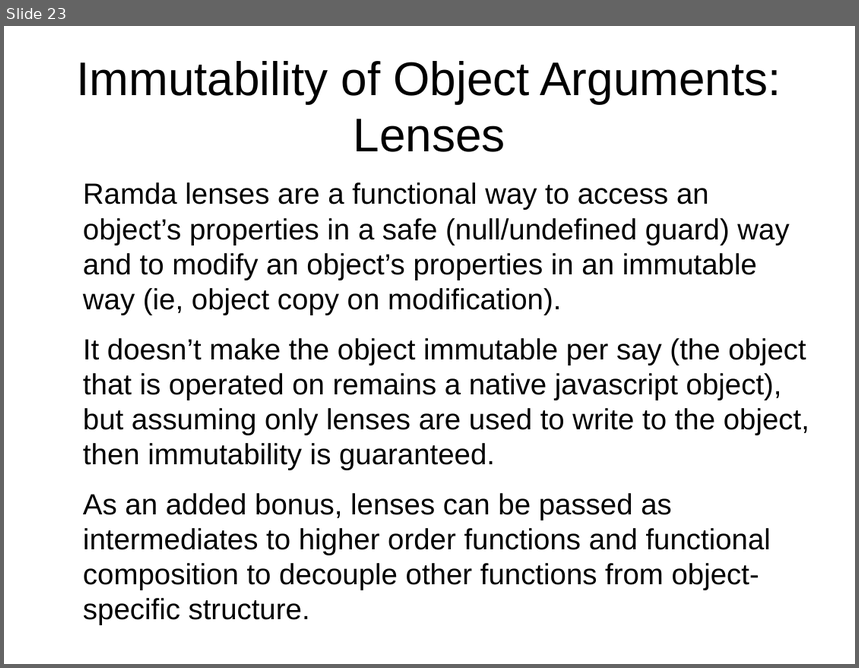
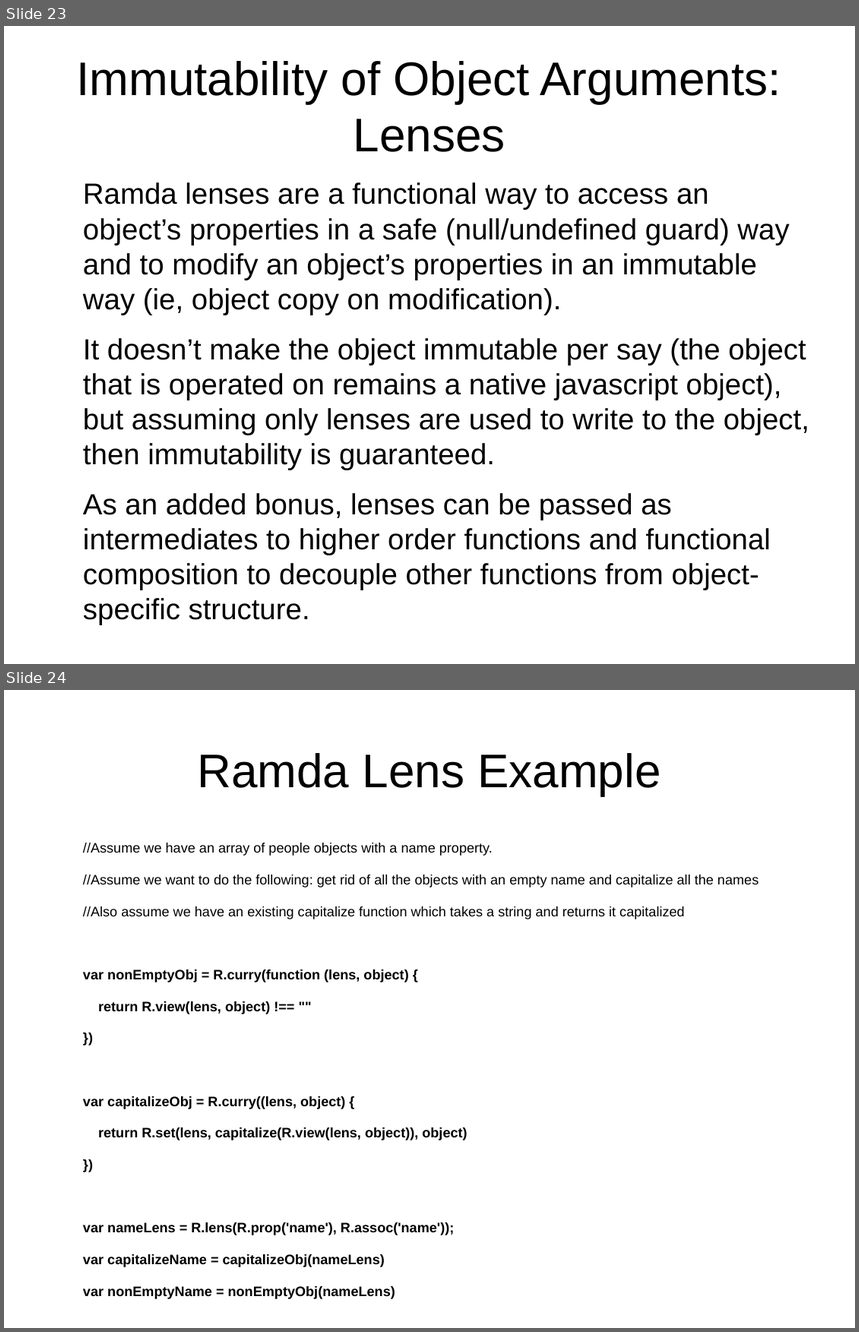
Before and after one commit to Magnitus-/FunctionalJsPresentation, a slide deck: Slides.odp. Shown one above the other, each under a label of ours: slide 23 before the commit, slides 23 and 24 after it. The pictures are 859x668 and 859x1332 pixels, drawn with LibreOffice and Linux fonts; fonts in the diff are those of the drawing. Boxes give left, top, right and bottom in pixels: in the first picture for what was removed or moved away, otherwise in the second. Text is boxed around its words. In the diff, an @@ line names an element or a change of style, - is before the commit and + after.

```diff
--- a/Slides.odp
+++ b/Slides.odp
@@ slide 24 added at (4,690,855,1328), background #FFFFFF @@
@@ title added at (197,753,661,796), 44 pt, text #000000 @@
+Ramda Lens Example
@@ text added at (83,843,759,1300), 12.8 pt, text #000000, bold @@
+//Assume we have an array of people objects with a name property.
+//Assume we want to do the following: get rid of all the objects with an empty name and capitalize all the names
+//Also assume we have an existing capitalize function which takes a string and returns it capitalized
+var nonEmptyObj = R.curry(function (lens, object) {
+return R.view(lens, object) !== ""
+})
+var capitalizeObj = R.curry((lens, object) {
+return R.set(lens, capitalize(R.view(lens, object)), object)
+})
+var nameLens = R.lens(R.prop('name'), R.assoc('name'));
+var capitalizeName = capitalizeObj(nameLens)
+var nonEmptyName = nonEmptyObj(nameLens)
+var processNames = R.compose(R.map(capitalizeName), R.filter(nonEmptyName))
```
Also in this commit, not shown: 6 slides changed, 13 other slides added, 1 slide removed.
